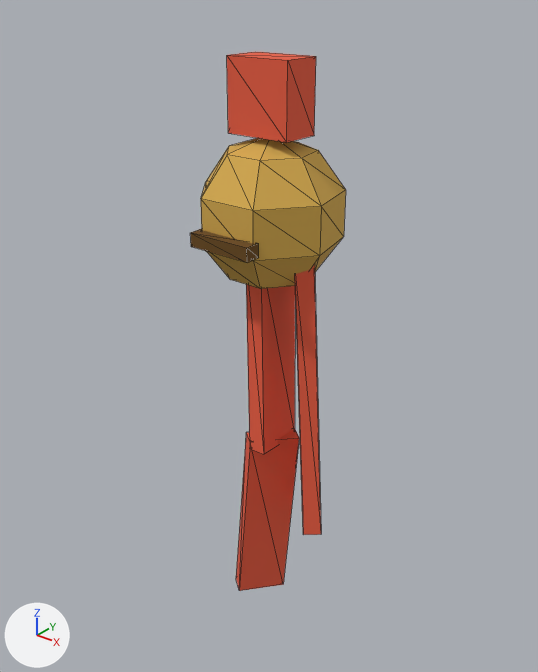
The glTF model assets3d/gear/gear_norigae_t4_L.glb: old version first, new version second.
The view is the same before and after, from a 50 mm lens placed at (0.52, -0.622, 0.962), pointed at (0.191, -0.211, 0.708). Lighting does not change. The marker at lower left points along +X, +Y and +Z. The older version comes first. Mesh edges are drawn as thin lines. Vertices at exactly the same position are counted once.

In view in the first picture: 'gear_norigae_t4_L'.
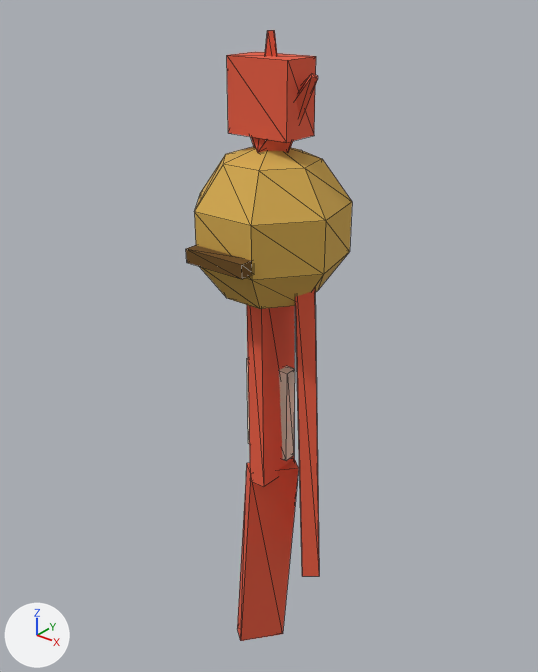
Changed parts and their boxes (x1, y1, x2, y2) in the pictures (538 x 672 px; the box of a moved part takes in the faces that stretch with it):
'gear_norigae_t4_L', reshaped (6% wider, 13% taller): before (190, 52, 346, 591); after (186, 30, 352, 641)
part 1 of me_gear_norigae_t4_l, moved or reshaped: before (236, 429, 299, 591); after (237, 459, 299, 641)
part 2 of me_gear_norigae_t4_l, moved or reshaped: before (294, 264, 321, 535); after (295, 288, 319, 576)
part 3 of me_gear_norigae_t4_l, added (orange): after (194, 147, 352, 309)
part 4 of me_gear_norigae_t4_l, moved or reshaped: before (190, 229, 259, 262); after (186, 245, 252, 279)
part 5 of me_gear_norigae_t4_l, added: after (247, 358, 295, 461)
part 6 of me_gear_norigae_t4_l, added: after (251, 30, 318, 153)
part 7 of me_gear_norigae_t4_l, reshaped: before (201, 138, 346, 454); after (247, 305, 295, 487)

What the commit changed:
Material 'M_#F3E7D3' (mat_m__f3e7d3) is new.
Its base color is (0.899, 0.805, 0.659) (pale yellow #f3e8d4).
Its roughness is 0.9.
me_gear_norigae_t4_l is used by ob_gear_norigae_t4_l; location (0.0, 0.0, 0.0).
me_gear_norigae_t4_l had 70 vertices, 116 faces and spanned x 0.149..0.265, y -0.276..-0.168, z 0.475..0.915.
me_gear_norigae_t4_l now has 104 vertices, 172 faces and spans x 0.144..0.265, y -0.281..-0.163, z 0.415..0.93.
me_gear_norigae_t4_l part 1: the loose piece of 8 vertices spanning x 0.182..0.228, y -0.255..-0.21, z 0.475..0.635 is scaled about its middle by (1, 1, 1.2), then moved by (0.0, 0.0, -0.045).
me_gear_norigae_t4_l part 2: the loose piece of 8 vertices spanning x 0.215..0.265, y -0.246..-0.204, z 0.564..0.786 is scaled about its middle by (1, 1, 1.2), then moved by (0.0, 0.0, -0.021).
me_gear_norigae_t4_l part 3: a new loose piece, a UV sphere (7 segments, 5 rings, poles along z) spanning x 0.144..0.256, y -0.271..-0.163, z 0.74..0.86, in mat_m__d4a94e (orange #d5ab4d).
me_gear_norigae_t4_l part 4: the loose piece of 8 vertices spanning x 0.175..0.225, y -0.276..-0.264, z 0.795..0.805 is moved by (0.0, -0.005, -0.01).
me_gear_norigae_t4_l part 5: a new loose piece, a box spanning x 0.18..0.22, y -0.225..-0.215, z 0.61..0.69, in mat_m__f3e7d3 (pale yellow #f3e8d4).
me_gear_norigae_t4_l part 6: a new loose piece of 20 vertices spanning x 0.163..0.237, y -0.234..-0.206, z 0.847..0.93, in mat_m__e85c41 (red #e95c3f).
Part 7, on me_gear_norigae_t4_l:
36 vertices are removed from x 0.149..0.251, y -0.267..-0.168, z 0.625..0.865.
68 faces are deleted.
12 vertices are added at x 0.193..0.217, y -0.25..-0.2, z 0.595..0.783.
12 new faces join them, mat_m__e85c41 (red #e95c3f).
8 new faces join them, mat_m__f3e7d3 (pale yellow #f3e8d4).
me_gear_norigae_t4_l gains material mat_m__f3e7d3 (pale yellow #f3e8d4).
